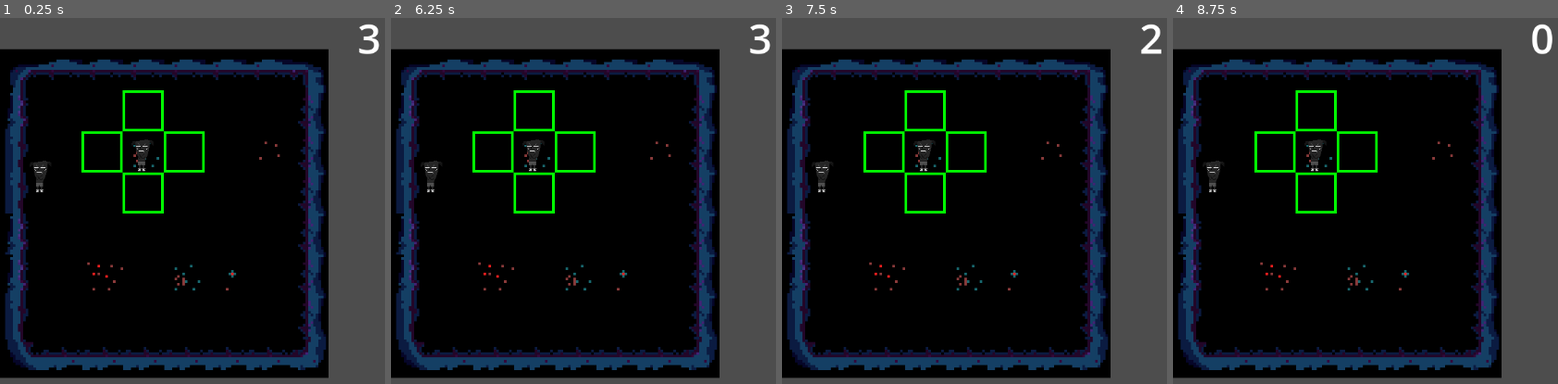
Above: before the commit, frames 1-4 (left to right).
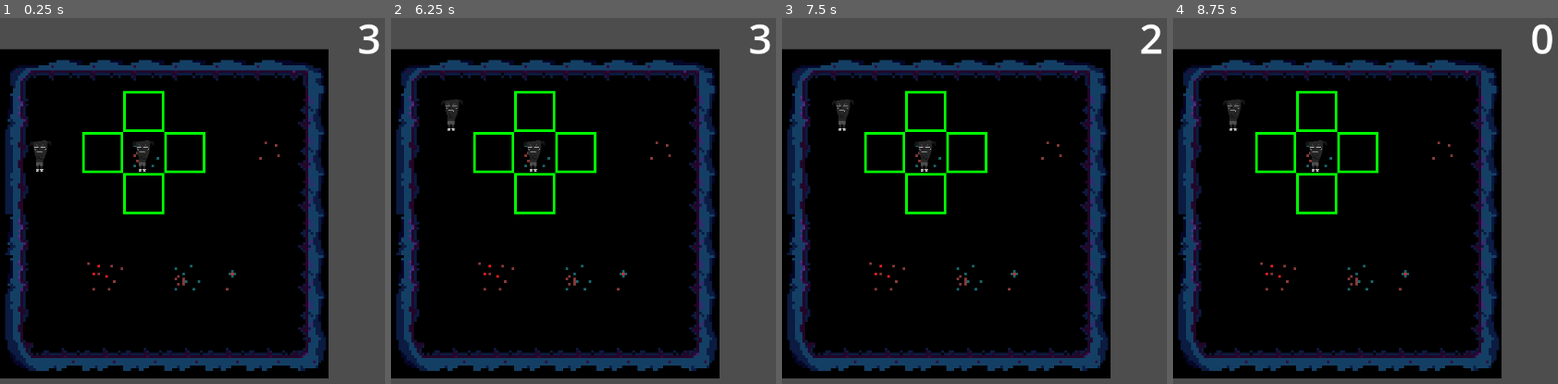
Above: after the commit, the same moments.

Repository: x8c8r/icojam2023
Game: Godot game, scene res://Scenes/InitScene.tscn
Two runs of this game, one before a commit and one after it. Both use one fixed random seed, a clock stepped at 60 frames per second and the inputs below.
Inputs (mouse positions are in pixels of both pictures, inside the frame that each line leads up to):
- Up to frame 1 (0.25 s): no input
- Up to frame 2 (6.25 s): tap Enter at 0.5 s; move the mouse to (outside the picture) at 0.52 s; click (outside the picture) at 0.6 s; click (outside the picture) at 1.25 s; move the mouse to (614, 237) at 1.27 s; tap A (action_toggle_move_attack) at 1.35, 3.6, 5.85 s; click (614, 237) at 1.55 s; click (614, 237) at 2 s; move the mouse to (outside the picture) at 2.02 s; click (outside the picture) at 2.1 s; move the mouse to (722, 299) at 2.77 s; click (722, 299) at 2.85 s; click (722, 299) at 3.5 s; move the mouse to (outside the picture) at 3.52 s; click (outside the picture) at 3.8 s; click (outside the picture) at 4.25 s; move the mouse to (537, 153) at 4.27 s; click (537, 153) at 4.35 s; click (537, 153) at 5 s; move the mouse to (outside the picture) at 5.02 s; click (outside the picture) at 5.1 s; move the mouse to (648, 113) at 5.77 s; click (648, 113) at 6.05 s
- Up to frame 3 (7.5 s): move the mouse to (outside the picture) at 6.52 s; click (outside the picture) at 6.6 s; move the mouse to (1005, 237) at 7.27 s; click (1005, 237) at 7.35 s
- Up to frame 4 (8.75 s): move the mouse to (outside the picture) at 8.02 s; tap A (action_toggle_move_attack) at 8.1 s; click (outside the picture) at 8.3 s

The runs differ from the first frame. In frame 1, 3.1% of the frame differs, in the area x 0-86%, y 11-99%; in frame 2, 3.2%; in frame 3, 3.2%; in frame 4, 3.2%.

Commit message:
i am going to fucking kill myself once this jam ends i cant do this shit anymore :3

Diff:
--- a/Autoload/grid_helper.gd
+++ b/Autoload/grid_helper.gd
@@ -7,14 +7,11 @@
 	return tilemap.map_to_local(position)
 
 func is_valid_movement(tilemap:TileMap, target_pos:Vector2, current_pos:Vector2) -> bool:
-	print("T: ", target_pos, " C: ", current_pos)
 	var cell_exists:TileData = tilemap.get_cell_tile_data(0, target_pos)
 	if cell_exists: # There is a tile at that place
-
 		return false
 	else:
 		if current_pos.distance_to(target_pos) > 1: # Target pos is too far away
-			print(current_pos.distance_to(target_pos))
 			return false
 		else:
 			return true
--- a/Objects/Player/player.gd
+++ b/Objects/Player/player.gd
@@ -18,11 +18,10 @@
 				out.modulate = Color.GREEN
 
 func move_outline(target_pos:Vector2) -> void:
-	pass
-	#$Icon.visible = GridHelper.is_valid_movement($"../Collision", GridHelper.get_cell_pos_in_tilemap($"../Collision", position)+Vector2i.RIGHT, GridHelper.get_cell_pos_in_tilemap($"../Collision", position))
-	#$Icon2.visible = GridHelper.is_valid_movement($"../Collision", GridHelper.get_cell_pos_in_tilemap($"../Collision", position)+Vector2i.LEFT, GridHelper.get_cell_pos_in_tilemap($"../Collision", position))
-	#$Icon3.visible = GridHelper.is_valid_movement($"../Collision", GridHelper.get_cell_pos_in_tilemap($"../Collision", position)+Vector2i.DOWN, GridHelper.get_cell_pos_in_tilemap($"../Collision", position))
-	#$Icon4.visible = GridHelper.is_valid_movement($"../Collision", GridHelper.get_cell_pos_in_tilemap($"../Collision", position)+Vector2i.UP, GridHelper.get_cell_pos_in_tilemap($"../Collision", position))
+	$Icon.visible = GridHelper.is_valid_movement($"../Collision", GridHelper.get_cell_pos_in_tilemap($"../Collision", position)+Vector2i.RIGHT, GridHelper.get_cell_pos_in_tilemap($"../Collision", position))
+	$Icon2.visible = GridHelper.is_valid_movement($"../Collision", GridHelper.get_cell_pos_in_tilemap($"../Collision", position)+Vector2i.LEFT, GridHelper.get_cell_pos_in_tilemap($"../Collision", position))
+	$Icon3.visible = GridHelper.is_valid_movement($"../Collision", GridHelper.get_cell_pos_in_tilemap($"../Collision", position)+Vector2i.DOWN, GridHelper.get_cell_pos_in_tilemap($"../Collision", position))
+	$Icon4.visible = GridHelper.is_valid_movement($"../Collision", GridHelper.get_cell_pos_in_tilemap($"../Collision", position)+Vector2i.UP, GridHelper.get_cell_pos_in_tilemap($"../Collision", position))
 
 # LOOP
 func check_inputs() -> Dictionary:
@@ -34,8 +33,6 @@
 func handle_inputs(inputs:Dictionary) -> void:
 	if inputs.switch_state:
 		state_change()
-
-	pass
 
 func _process(delta:float):
 	inputs = check_inputs()
@@ -62,13 +59,6 @@
 
 	print("Changed state to: ", str(current_state))
 
-func process_state() -> void: # ACTION THAT THE PLAYER CAN PERFORM BEFORE THE TURN ENDS
-	match current_state	:
-		entityState.MOVE:
-			move_state()
-		entityState.ATTACK:
-			attack_state()
-
 func attack_state() -> void:
 	super()
 	pass
@@ -78,8 +68,9 @@
 	if inputs.confirm_action:
 		var pos = GridHelper.get_cell_pos_in_tilemap(tilemap, get_viewport().get_mouse_position())
 
-		#if GridHelper.is_valid_movement(tilemap,GridHelper.get_cell_pos_in_tilemap(tilemap, position),pos):
-			#move_tile_target = pos
+		if GridHelper.is_valid_movement(tilemap,GridHelper.get_cell_pos_in_tilemap(tilemap, position),pos):
+			print("its valid")
+			move_tile_target = pos
 	pass
 
 func process_end_state() -> void: # THE ACTUAL ACTION THAT HAPPENS AT THE END OF THE TURN
--- a/Scenes/InitScene.tscn
+++ b/Scenes/InitScene.tscn
@@ -76,17 +76,16 @@
 layer_0/tile_data = PackedInt32Array(196609, 196608, 2, 131073, 196608, 2, 65536, 196608, 2, 131072, 196608, 2, 196608, …(1197 unchanged characters)…
 
 [node name="Collision" type="TileMap" parent="."]
-position = Vector2(0, -1)
 tile_set = SubResource("TileSet_dr5k7")
 cell_quadrant_size = 64
 format = 2
 layer_0/name = "Collision"
-layer_0/tile_data = PackedInt32Array(196609, 65536, 4, 131073, 65536, 3, 65537, 65536, 2, 65536, 0, 2, 131072, 0, 3, 196608, 0, 4, 262144, 0, 4, 65538, 65536, 2, 65539, 65536, 2, 65540, 65536, 2, 65541, 65536, 2, 65542, 65536, 2, 65543, 131072, 2, 196615, 131072, 3, 131079, 131072, 3, 262151, 131072, 3, 327687, 131072, 3, 393223, 131072, 3, 458759, 131072, 3, 524295, 131072, 5, 524294, 65536, 5, 524293, 65536, 5, 524292, 65536, 5, 524291, 65536, 5, 524288, 0, 5, 327680, 0, 3, 393216, 0, 3, 458752, 0, 4, 524289, 65536, 5, 524290, 65536, 5)
+layer_0/tile_data = PackedInt32Array(65536, 0, 2, 131072, 0, 3, 196608, 0, 4, 262144, 0, 4, 327680, 0, 3, 393216, 0, 3, 458752, 0, 4, 524288, 0, 5, 65537, 65536, 2, 524289, 65536, 5, 65538, 65536, 2, 524290, 65536, 5, 65539, 65536, 2, 524291, 65536, 5, 65540, 65536, 2, 524292, 65536, 5, 65541, 65536, 2, 524293, 65536, 5, 65542, 65536, 2, 524294, 65536, 5, 65543, 131072, 2, 131079, 131072, 3, 196615, 131072, 3, 262151, 131072, 3, 327687, 131072, 3, 393223, 131072, 3, 458759, 131072, 3, 524295, 131072, 5)
 
 [node name="player" parent="." instance=ExtResource("2_pvvyv")]
-position = Vector2(223, 223)
+position = Vector2(224, 224)
 
 [node name="BaseEnemy" parent="." instance=ExtResource("4_vkt8n")]
-position = Vector2(64, 256)
+position = Vector2(64, 224)
 
 [node name="UI" parent="." instance=ExtResource("4_sh2uc")]
